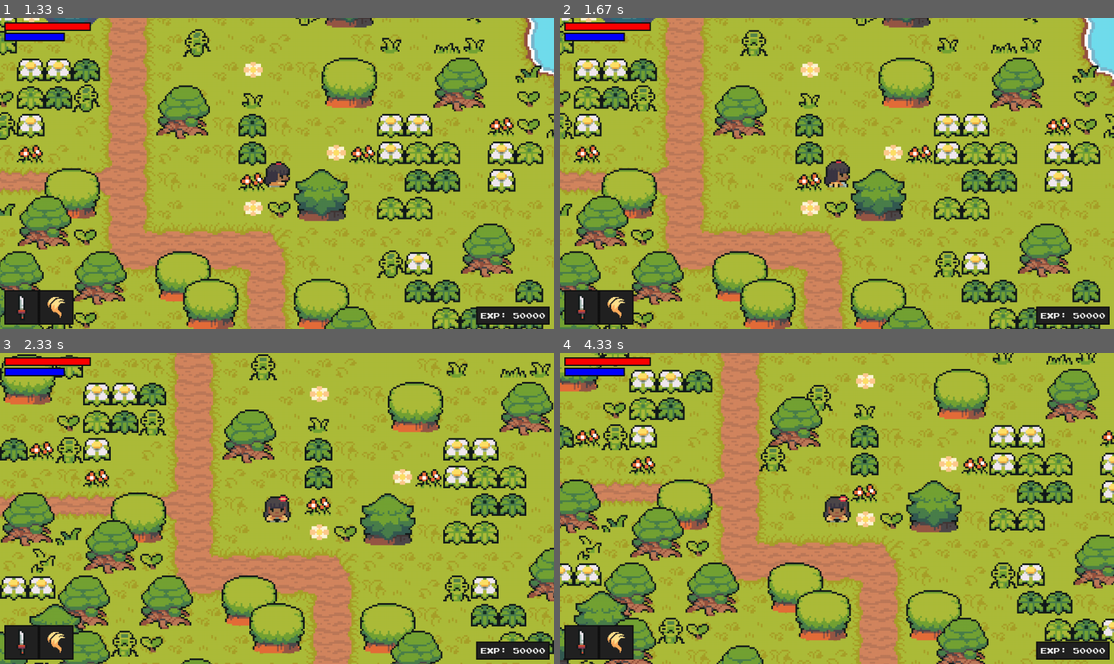
Above: before the commit, frames 1-4 (two rows, left to right).
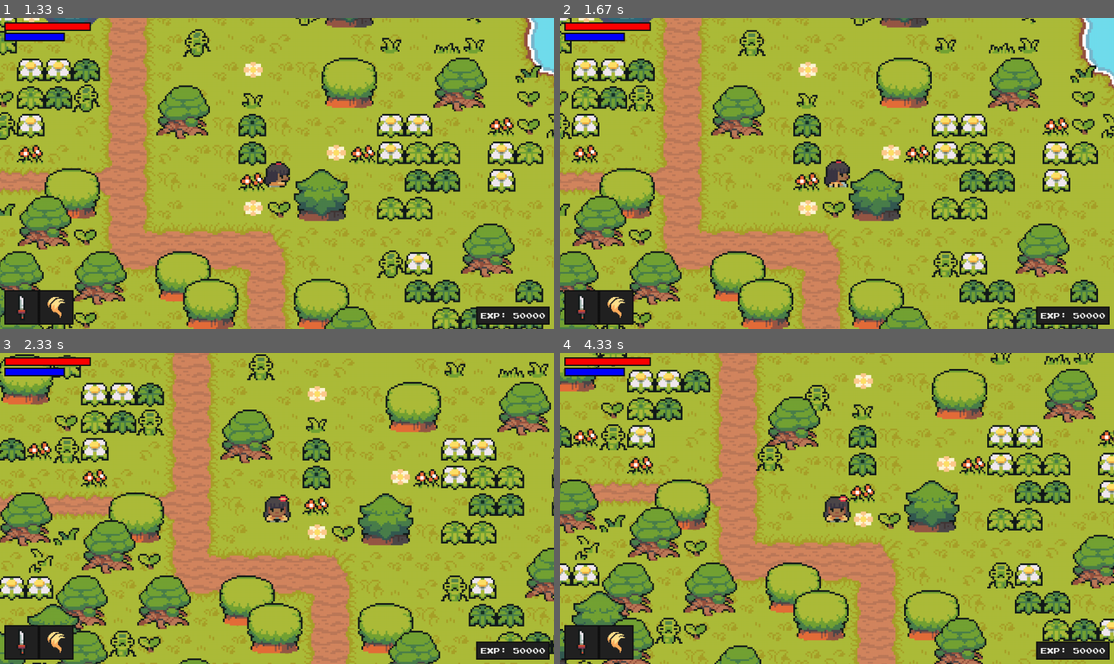
Above: after the commit, the same moments.

Repository: b3mery/Zelda_pygame
Game: pygame game, started from main.py
Same seed, same stepped clock (60 frames per second), same inputs: the game is played once before the commit and once after it.
Inputs:
- Up to frame 1 (1.33 s): hold Right 0.33-0.8 s; hold Up 0.83-1.13 s; hold Right from 1.17 s (still down)
- Up to frame 2 (1.67 s): release Right at 1.63 s
- Up to frame 3 (2.33 s): hold Left 1.67-2.2 s; hold Down from 2.23 s (still down)
- Up to frame 4 (4.33 s): release Down at 2.53 s; hold Left 2.57-2.97 s; hold Up 3-3.37 s; hold Right 3.4-4.03 s; hold Down from 4.07 s (still down)

Frame 1 is identical in both runs. In frame 2, 20% of the frame differs, in the area x 0-100%, y 0-100%; in frame 3, 21%; in frame 4, 21%.

Commit message:
display fixes

Diff:
--- a/main.py
+++ b/main.py
@@ -24,7 +24,7 @@
                     if event.key == pygame.K_m:
                         self.level.toggle_menu()
 
-            self.screen.fill('black')
+            self.screen.fill(settings.WATER_COLOR)
             self.level.run()
             pygame.display.update()
             self.clock.tick(settings.FPS)
--- a/src/game_objects/base/tile.py
+++ b/src/game_objects/base/tile.py
@@ -23,8 +23,7 @@
         if self.sprite_type == 'object':
             # Objects are double tilesize, adjust Y for placement
             self.rect = self.image.get_rect(topleft = (pos[0],  pos[1] - settings.TILESIZE))
-            # Reduce y hitbox of Object by half its size to give illusion of walking behind
-            self.hitbox = self.rect.inflate(0,-settings.TILESIZE)
         else:
             self.rect = self.image.get_rect(topleft = pos)
-            self.hitbox = self.rect.inflate(0,-10)
+
+        self.hitbox = self.rect.inflate(settings.HITBOX_OFFSET[self.sprite_type])
--- a/src/game_objects/player.py
+++ b/src/game_objects/player.py
@@ -23,7 +23,7 @@
         self.sprite_type = 'player'
         self.image = pygame.image.load('assets/graphics/test/player.png').convert_alpha()
         self.rect = self.image.get_rect(topleft = pos)
-        self.hitbox = self.rect.inflate(0,-26)
+        self.hitbox = self.rect.inflate(settings.HITBOX_OFFSET[self.sprite_type])
 
         # Graphics Set up
         self.__import_player_assets()
--- a/src/utils/settings.py
+++ b/src/utils/settings.py
@@ -3,6 +3,13 @@
 HEIGHT   = 720
 FPS      = 60
 TILESIZE = 64
+HITBOX_OFFSET = {
+    'player': (-10, -26),
+    'object': (0,-64),
+    'grass': (0,-10),
+    'invisible': (0,0)
+}
+
 
 ############################################### Display #######################################################################
 # UI
